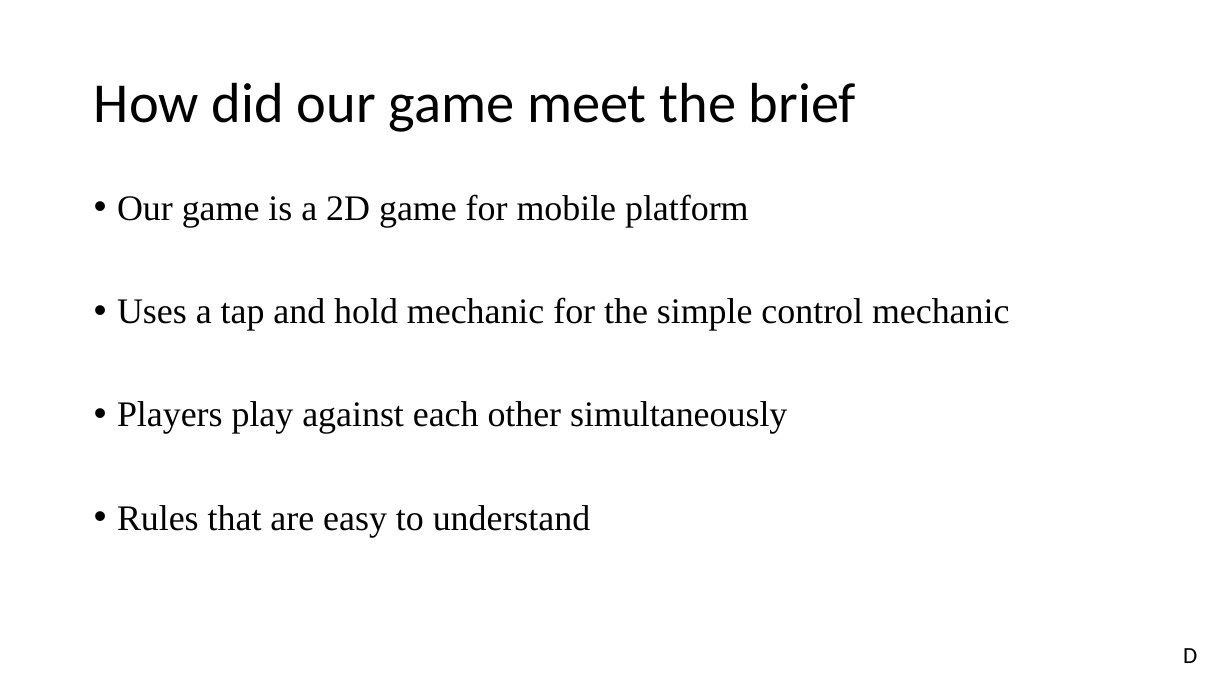
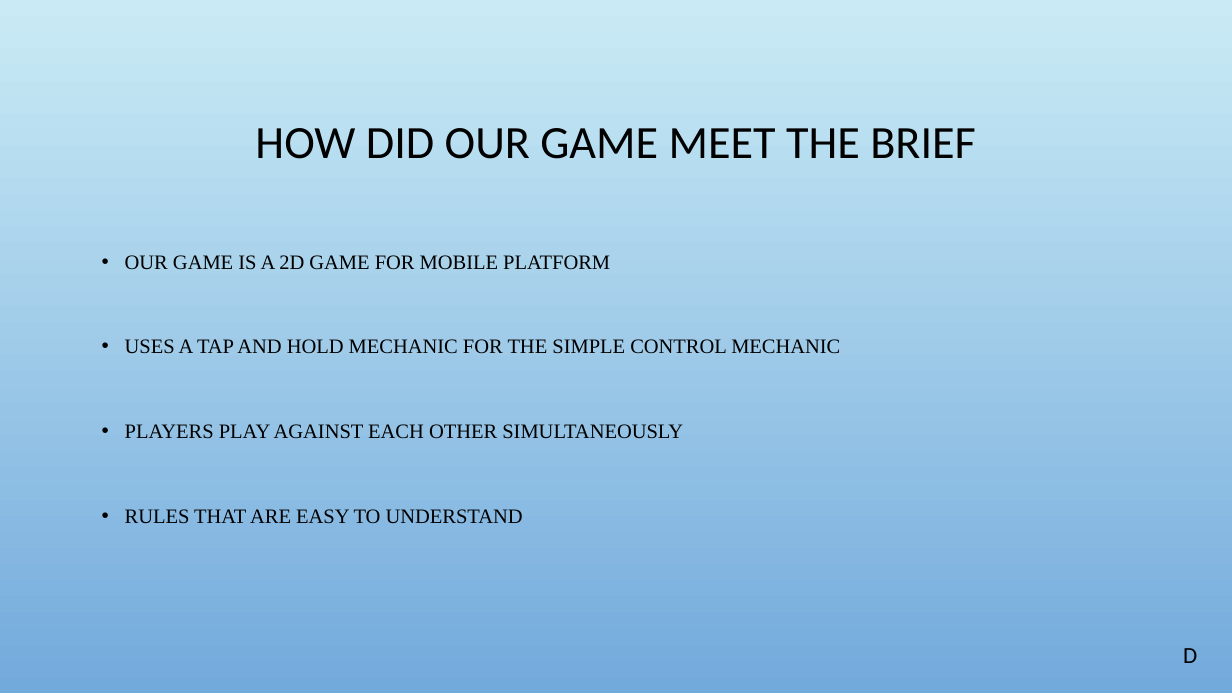
Before and after one commit to UoSGroupProjects1718/dm-bandai-namco-group-9, a slide deck: slide 6 of Presentations/L6 Group 9 Project Masterclass Final Pitch .pptx. Drawn at 1232x693 pixels with LibreOffice and Linux fonts; fonts in the diff are those of the drawing; background and template pictures are left out. Boxes give left, top, right and bottom in pixels: in the first picture for what was removed or moved away, otherwise in the second. Text is boxed around its words. In the diff, an @@ line names an element or a change of style, - is before the commit and + after.

```diff
--- a/Presentations/L6 Group 9 Project Masterclass Final Pitch .pptx
+++ b/Presentations/L6 Group 9 Project Masterclass Final Pitch .pptx
@@ background #FFFFFF to picture (left out) @@
@@ title at [255, 128, 975, 159]: text changed; size 44 to 36 pt @@
-How did our game meet the brief
+HOW DID OUR GAME MEET THE BRIEF
@@ text at [125, 255, 840, 524]: text changed; size 28 to 16 pt @@
-• Our game is a 2D game for mobile platform
-• Uses a tap and hold mechanic for the simple control mechanic
-• Players play against each other simultaneously
-• Rules that are easy to understand
+• OUR GAME IS A 2D GAME FOR MOBILE PLATFORM
+• USES A TAP AND HOLD MECHANIC FOR THE SIMPLE CONTROL MECHANIC
+• PLAYERS PLAY AGAINST EACH OTHER SIMULTANEOUSLY
+• RULES THAT ARE EASY TO UNDERSTAND
```
Also in this commit, not shown: 14 other slides changed.
